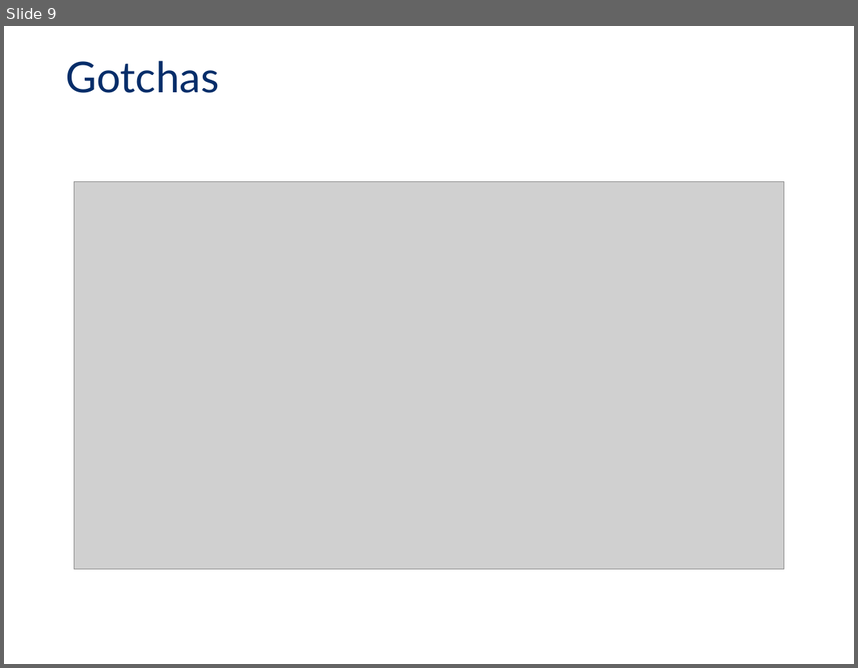
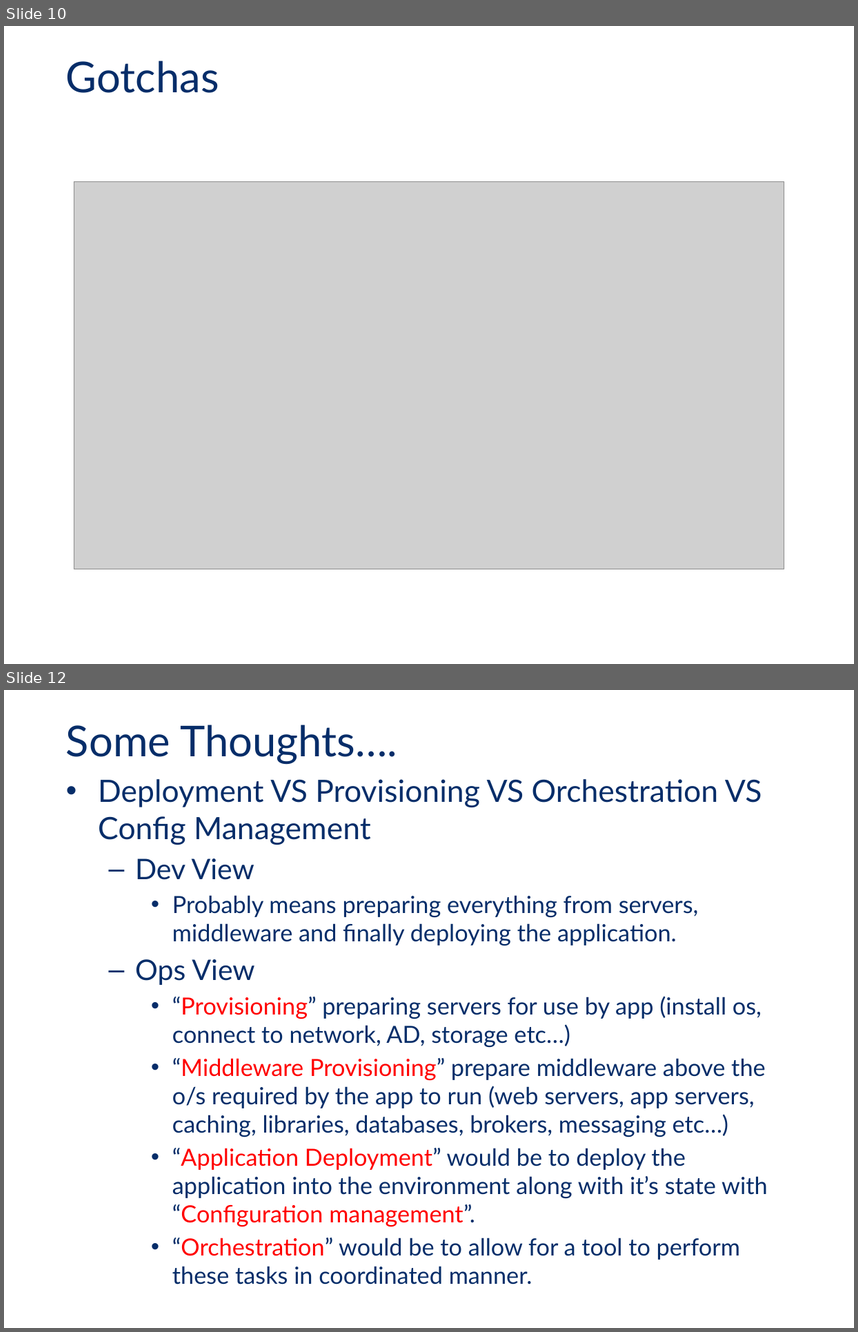
Before and after one commit to sarlindo/ansibledemo, a slide deck: TMX_Ansible_KnowledgeSharing.pptx. Shown one above the other, each under a label of ours: slide 9 before the commit, slides 10 and 12 after it; the slides between them are not shown. The pictures are 858x668 and 858x1332 pixels, drawn with LibreOffice and Linux fonts; fonts in the diff are those of the drawing; grey boxes stand for pictures; background and template pictures are left out. Boxes give left, top, right and bottom in pixels: in the first picture for what was removed or moved away, otherwise in the second. Text is boxed around its words. In the diff, an @@ line names an element or a change of style, - is before the commit and + after.

```diff
--- a/TMX_Ansible_KnowledgeSharing.pptx
+++ b/TMX_Ansible_KnowledgeSharing.pptx
@@ slide 12 added at box(4, 690, 854, 1328), background picture (left out) @@
@@ title added at box(66, 724, 397, 764), 36 pt, text #062D69 @@
+Some Thoughts….
@@ text added at box(98, 779, 768, 1284), 20 pt, text #062D69 @@
+• Deployment VS Provisioning VS Orchestration VS Config Management
+  – Dev View
+    • Probably means preparing everything from servers, middleware and finally deploying the application.
+  – Ops View
+    • “Provisioning” preparing servers for use by app (install os, connect to network, AD, storage etc…)
+    • “Middleware Provisioning” prepare middleware above the o/s required by the app to run (web servers, app servers, caching, libraries, databases, brokers, messaging etc…)
+    • “Application Deployment” would be to deploy the application into the environment along with it’s state with “Configuration management”.
+    • “Orchestration” would be to allow for a tool to perform these tasks in coordinated manner.
@@ page number added at box(4, 1295, 58, 1328), 12 pt, text #FFFFFF @@
+12
@@ what was slide 9 is now slide 10 @@
```
Also in this commit, not shown: 5 slides changed, 4 other slides added, 1 slide removed.
